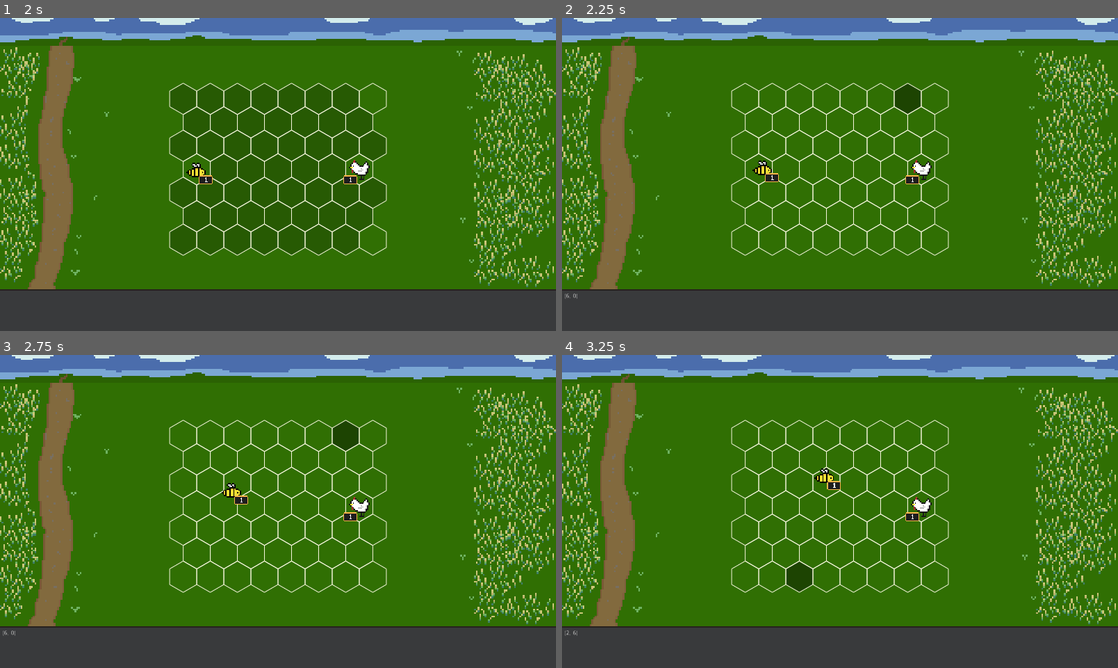
Above: before the commit, frames 1-4 (two rows, left to right).
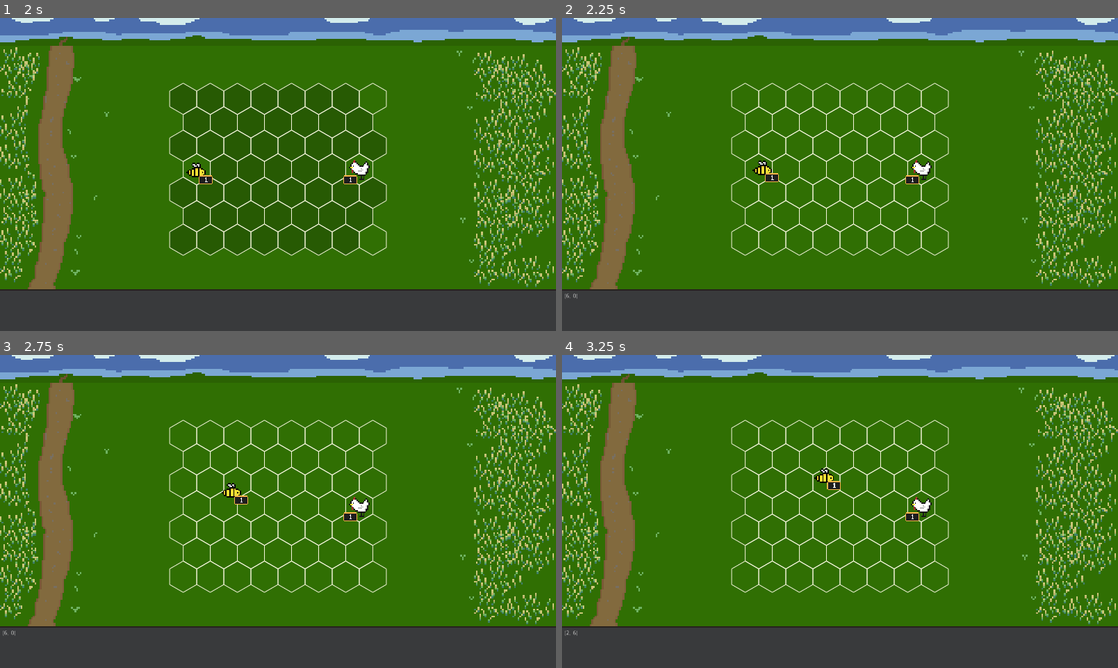
Above: after the commit, the same moments.

Repository: jerome-ceccato/HommLite
Game: Godot game, scene res://combat/CombatScene.tscn
Same seed, same stepped clock (60 frames per second), same inputs: the game is played once before the commit and once after it.
Inputs (mouse positions are in pixels of both pictures, inside the frame that each line leads up to):
- Up to frame 1 (2 s): tap Enter at 0.5 s; move the mouse to (77, 312) at 0.52 s; tap Shift at 0.6, 1.35 s; click (77, 312) at 0.67 s; tap Space at 1.25 s; move the mouse to (166, 190) at 1.27 s; click (166, 190) at 1.42 s
- Up to frame 2 (2.25 s): tap Enter at 2 s; move the mouse to (895, 105) at 2.02 s; tap Shift at 2.1 s; click (895, 105) at 2.17 s
- Up to frame 3 (2.75 s): no input
- Up to frame 4 (3.25 s): move the mouse to (812, 574) at 2.77 s; tap Shift at 2.85 s; click (812, 574) at 2.92 s

Frame 1 is identical in both runs. In frame 2, 0.3% of the frame differs, in the area x 59-65%, y 21-31%; in frame 3, 0.3%; in frame 4, 0.3%, in the area x 40-45%, y 66-76%.

Commit message:
Update ActionGridHover.gd

Diff:
--- a/hommlite/combat/ui/grid/ActionGridHover.gd
+++ b/hommlite/combat/ui/grid/ActionGridHover.gd
@@ -21,8 +21,8 @@
 				var cell = hexgrid.get_cell_at_coords(coords)
 				draw_polygon(cell.make_points_size(12), [path_color])
 
-	if _hovered_cell != null:
-		draw_polygon(_hovered_cell.points, [hover_color])
+		if _hovered_cell != null:
+			draw_polygon(_hovered_cell.points, [hover_color])
 
 
 func _on_UI_mouse_moved(state: CursorState):
